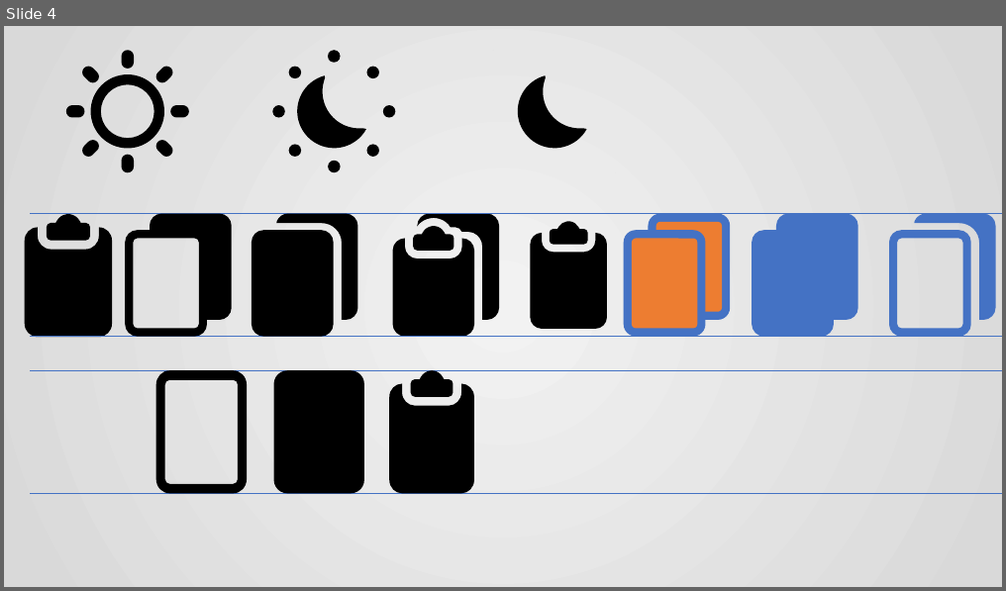
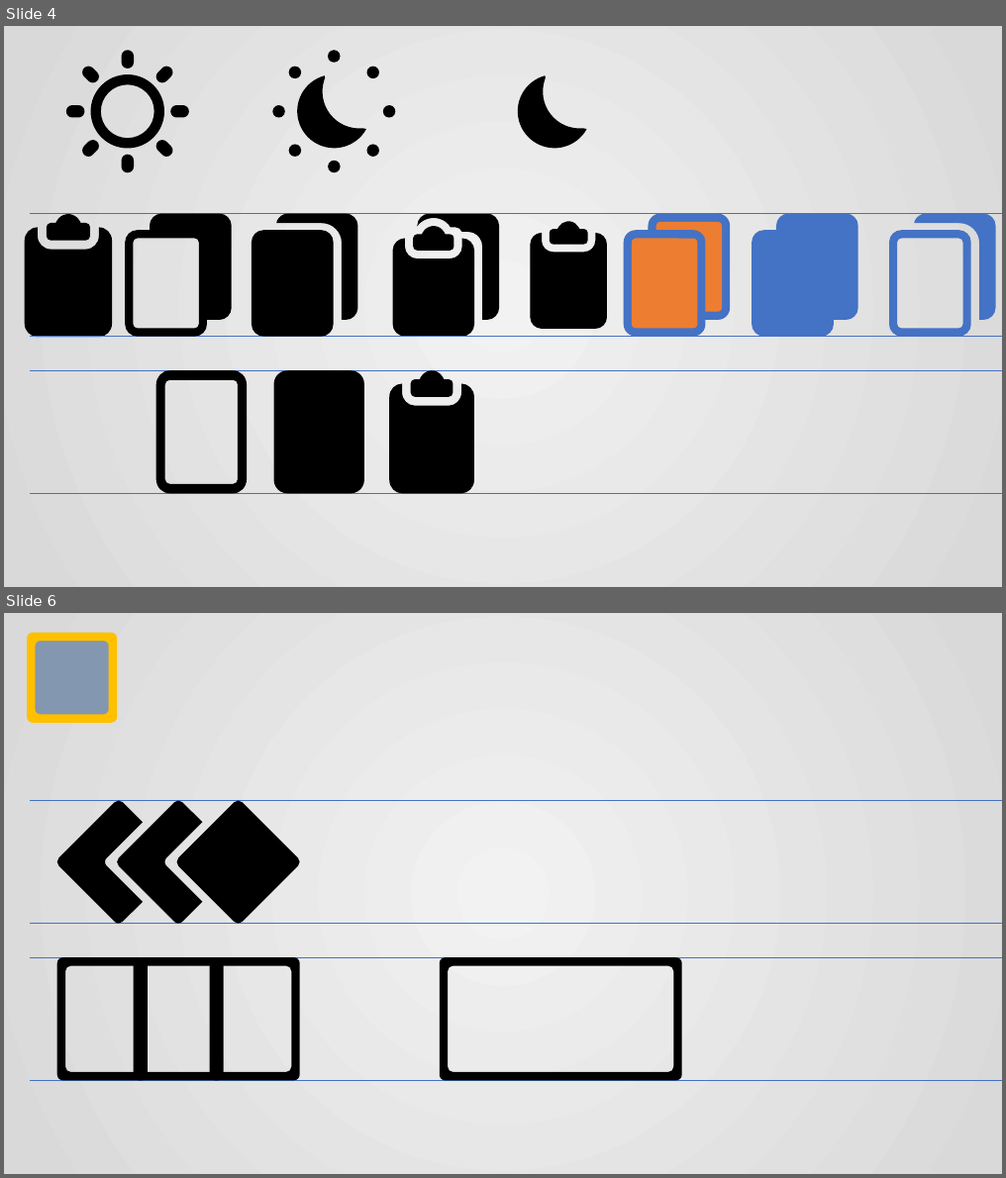
Before and after one commit to histopen/assets, a slide deck: Icons_UI/Icons_UI.pptx. Shown one above the other, each under a label of ours: slide 4 before the commit, slides 4 and 6 after it; the slides between them are not shown. The pictures are 1006x591 and 1006x1178 pixels, drawn with LibreOffice and Linux fonts; fonts in the diff are those of the drawing. Boxes give left, top, right and bottom in pixels: in the first picture for what was removed or moved away, otherwise in the second. Text is boxed around its words. In the diff, an @@ line names an element or a change of style, - is before the commit and + after.

```diff
--- a/Icons_UI/Icons_UI.pptx
+++ b/Icons_UI/Icons_UI.pptx
@@ slide 6 added at (4,613,1002,1174), background gradient #F2F2F2 to #D9D9D9 @@
@@ rounded rectangle added at (27,633,116,722), fill #FFC000 @@
@@ rounded rectangle added at (36,641,109,714), fill #8497B0 @@
@@ line added from (30, 801) to (1002, 801), #4472C4 0.5 pt @@
@@ freeform shape added at (57,801,143,924), fill #000000 @@
@@ freeform shape added at (117,801,202,924), fill #000000 @@
@@ freeform shape added at (177,801,300,924), fill #000000 @@
@@ line added from (30, 924) to (1002, 924), #4472C4 0.5 pt @@
@@ line added from (30, 959) to (1002, 959), #4472C4 0.5 pt @@
@@ freeform shape added at (57,959,147,1081), fill #000000 @@
@@ freeform shape added at (134,959,224,1081), fill #000000 @@
@@ freeform shape added at (210,959,300,1081), fill #000000 @@
@@ freeform shape added at (440,959,682,1081), fill #000000 @@
@@ line added from (30, 1081) to (1002, 1081), #4472C4 0.5 pt @@
```
Also in this commit, not shown: 1 other slide added, 3 other files.
